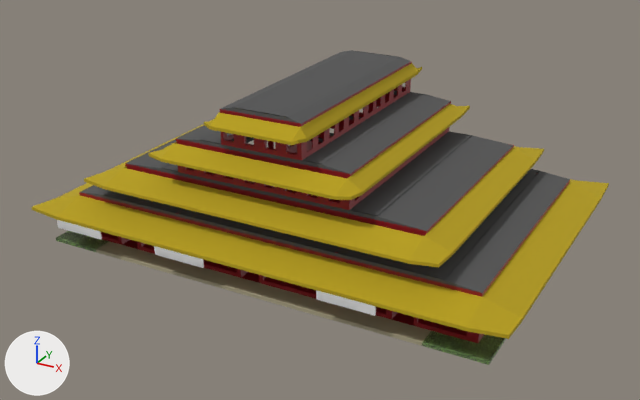
Before and after pictures for a commit that changed the glTF model Gangsta Wizards/Main/BUILDINGS/Mixed Use/Asian Strip Mall.glb.
Before and after are seen from a 50 mm camera at (49.7, -67.1, 36.3) aimed at (13.9, -2.0, 3.8). The lights are fixed; the arrows at lower left show +X, +Y and +Z. The first picture is the older version. Where no turn or scale is listed for an object, it has been applied to the vertices. Vertices at exactly the same position are counted once.

The first picture shows 'Cube.001', 'Cube.003', 'Cube.005', 'Cube.007', 'Overhang', 'Roofs', 'Sign', 'Sign.001', 'Sign.002', 'Text', 'Text.001', 'Walls&Floor'.
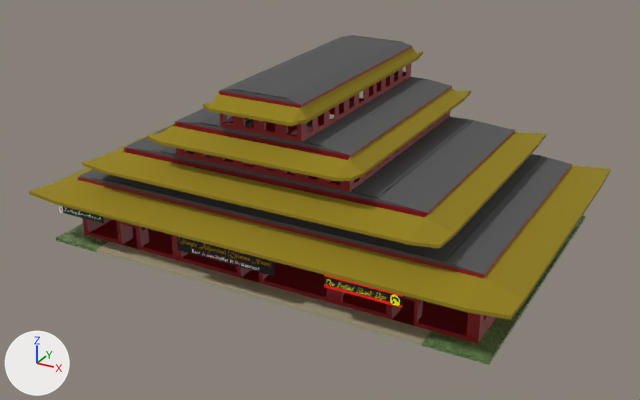
What differs and where, as boxes (x1, y1, x2, y2) in the pictures (640 x 400 px; the box of a moved part takes in the faces that stretch with it):
'Overhang', recoloured, moved: before (31, 63, 609, 339); after (29, 48, 611, 320)
'Roofs', moved: before (80, 50, 570, 293); after (78, 35, 572, 274)
'Cube.003', moved: before (176, 94, 451, 210); after (175, 78, 452, 192)
'Cube.005', moved: before (220, 58, 412, 161); after (219, 45, 412, 142)
'2nd Floor', added (mostly hidden): after (124, 104, 515, 230)
'Cube.001', deleted (mostly hidden): before (125, 120, 514, 236)
'Sign2', added: after (177, 236, 275, 276)
'Sign3', added: after (324, 275, 403, 308)
'Sign.002', deleted: before (316, 290, 376, 316)
'Sign.001', deleted: before (154, 246, 204, 268)
'Sign', deleted: before (57, 220, 102, 240)
'Sign1', added: after (59, 205, 104, 223)
'Text', deleted: before (155, 249, 199, 265)
'Text.001', deleted: before (319, 294, 356, 309)
part 1 of me_cube, moved or reshaped: before (79, 140, 570, 343); after (78, 122, 572, 343)

Patch to the scene script:
```diff
--- a/Gangsta Wizards/Main/BUILDINGS/Mixed Use/Asian Strip Mall.glb.py
+++ b/Gangsta Wizards/Main/BUILDINGS/Mixed Use/Asian Strip Mall.glb.py
@@ mat_gold @@
 mat_gold = principled_material('Gold')
-mat_gold.base_color = (0.47, 0.342, 0.0054)  # yellow #b69e11
+mat_gold.base_color = (0.284, 0.208, 0.00408)  # yellow #917e0d
 mat_gold.roughness = 1.0
@@ me_cube @@
-me_cube.from_pydata(...)  # 831 vertices, 1954 faces; spans x -5.5..32.9, y -12.3..12.3, z -0.2..4.4
+me_cube.from_pydata(...)  # 831 vertices, 1954 faces; spans x -5.5..32.9, y -12.3..12.3, z -0.2..5.9
+# me_cube part 1: all 40 vertices in x -5.5..32.9, y -12.3..12.3, z 4.4 are moved by (0.0, 0.0, 1.5)
 me_cube.materials.append(mat_red)
@@ ob_cube_001 @@
-ob_cube_001 = bpy.data.objects.new('Cube.001', me_cube_003)
@@ ob_cube_003 @@
 ob_cube_003 = bpy.data.objects.new('Cube.003', me_cube_005)
-ob_cube_003.location = (4.62, -10.5, 9.3)
+ob_cube_003.location = (4.62, -10.5, 10.82)
@@ ob_cube_005 @@
 ob_cube_005 = bpy.data.objects.new('Cube.005', me_cube_014)
-ob_cube_005.location = (9.32, -10.5, 12.65)
+ob_cube_005.location = (9.32, -10.5, 14.17)
@@ ob_text @@
-ob_text = bpy.data.objects.new('Text', me_text)
@@ ob_text_001 @@
-ob_text_001 = bpy.data.objects.new('Text.001', me_text_001)
@@ ob_overhang @@
 ob_overhang = bpy.data.objects.new('Overhang', me_cube_015)
-ob_overhang.location = (13.0, -12.45, 13.0)
+ob_overhang.location = (13.0, -12.45, 14.52)
@@ ob_roofs @@
 ob_roofs = bpy.data.objects.new('Roofs', me_cube_016)
-ob_roofs.location = (9.77, -1.79, 7.49)
+ob_roofs.location = (9.77, -1.79, 9.01)
@@ ob_sign @@
-ob_sign = bpy.data.objects.new('Sign', me_cube_027)
@@ ob_sign_001 @@
-ob_sign_001 = bpy.data.objects.new('Sign.001', me_cube_028)
@@ ob_sign_002 @@
-ob_sign_002 = bpy.data.objects.new('Sign.002', me_cube_029)
@@ ob_sign3 @@
+ob_sign3 = bpy.data.objects.new('Sign3', me_cube_029_1)  # 954 vertices, 1848 faces; spans x -3.51..2.92, y -0.08..0.08, z -0.53..0.53; in mat_sign_black (black #000000), mat_bright_red (red #ff0800), mat_bright_yellow (yellow #f9ff00)
+ob_sign3.location = (25.09, -15.32, 3.89)
@@ ob_sign2 @@
+ob_sign2 = bpy.data.objects.new('Sign2', me_text_1)  # 2782 vertices, 5400 faces; spans x -1.43..7.85, y 0.0..0.17, z -0.15..1.14; in mat_sign_white (white #e7e7e7), mat_sign_black (black #000000), mat_gold_metal (yellow #a89000), mat_tile_red (red #e71400)
+ob_sign2.location = (9.3, -15.41, 3.28)
@@ ob_sign1 @@
+ob_sign1 = bpy.data.objects.new('Sign1', me_cube_001)  # 1088 vertices, 2110 faces; spans x -0.23..4.72, y -0.03..0.18, z -0.39..0.43; in mat_tile_back (white #e7e7e7), mat_tile_blue (blue #1f00e7), mat_tile_red (red #e71400), mat_sign_green (black #002501), mat_sign_white (white #e7e7e7)
+ob_sign1.location = (-4.96, -15.28, 4.04)
@@ ob_2nd_floor @@
+ob_2nd_floor = bpy.data.objects.new('2nd Floor', me_cube_003_1)  # 432 vertices, 1160 faces; spans x 0.1..29.0, y -0.2..21.2, z -1.5..1.5; in mat_red (red #90101b), mat_clear_glass (white #e7e7e7)
+ob_2nd_floor.location = (-1.3, -10.5, 7.47)
```
